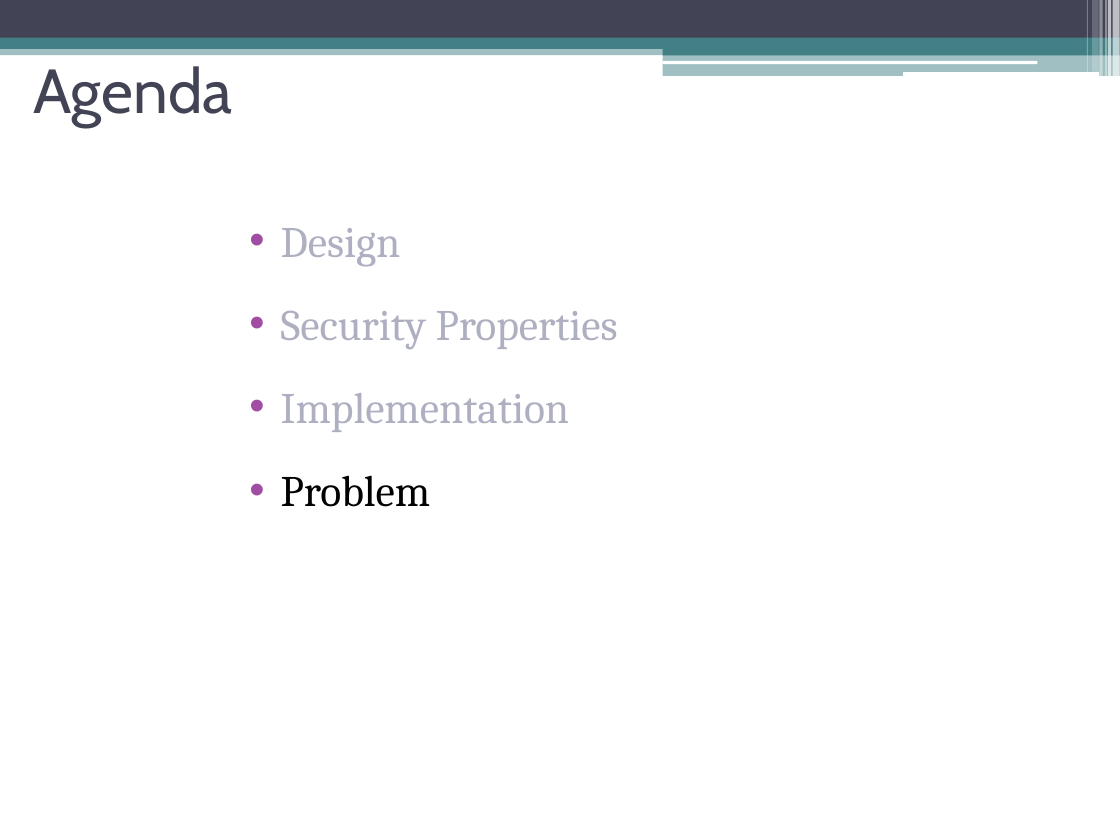
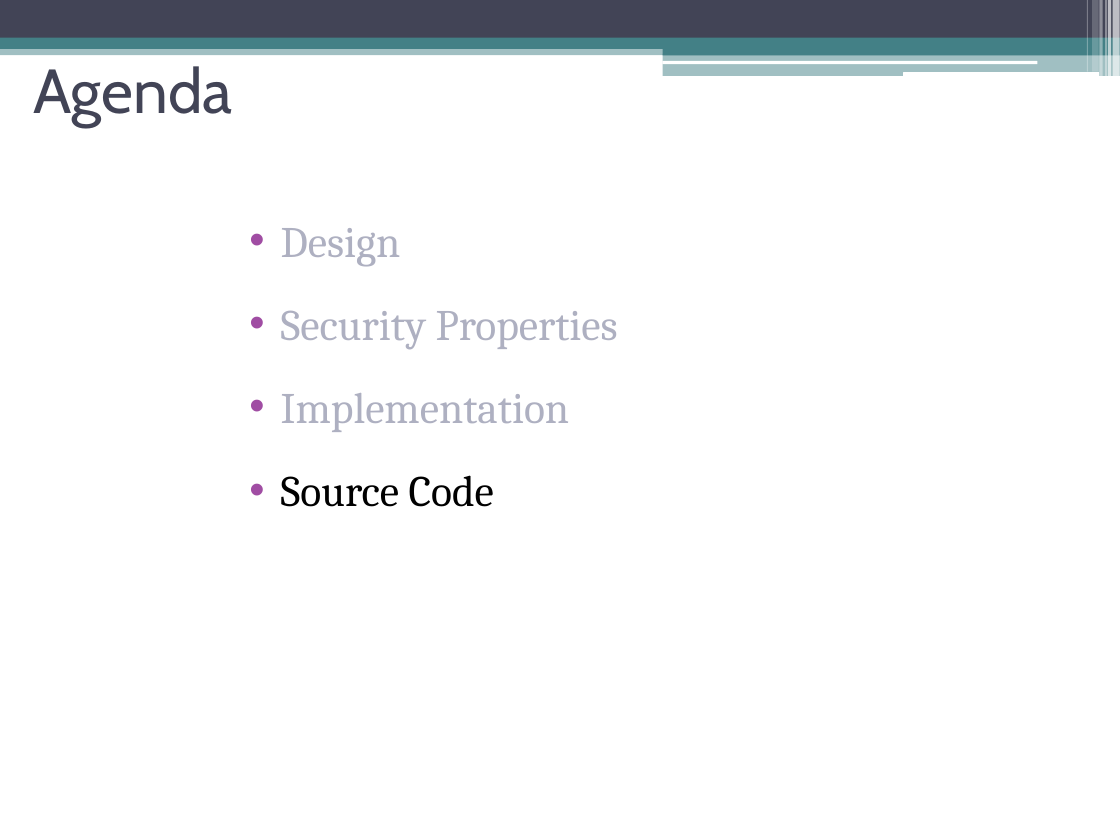
Before and after one commit to amosfu/FollowMe2, a slide deck: slide 14 of FollowMe2.pptx (slide 12 before the commit). Drawn at 1120x840 pixels with LibreOffice and Linux fonts; fonts in the diff are those of the drawing. Boxes give left, top, right and bottom in pixels: in the first picture for what was removed or moved away, otherwise in the second. Text is boxed around its words. In the diff, an @@ line names an element or a change of style, - is before the commit and + after.

```diff
--- a/FollowMe2.pptx
+++ b/FollowMe2.pptx
@@ text at (281, 475, 494, 507): text changed @@
-• Problem
+• Source Code
```
Also in this commit, not shown: 7 other slides changed, 3 slides added, 2 slides removed.
